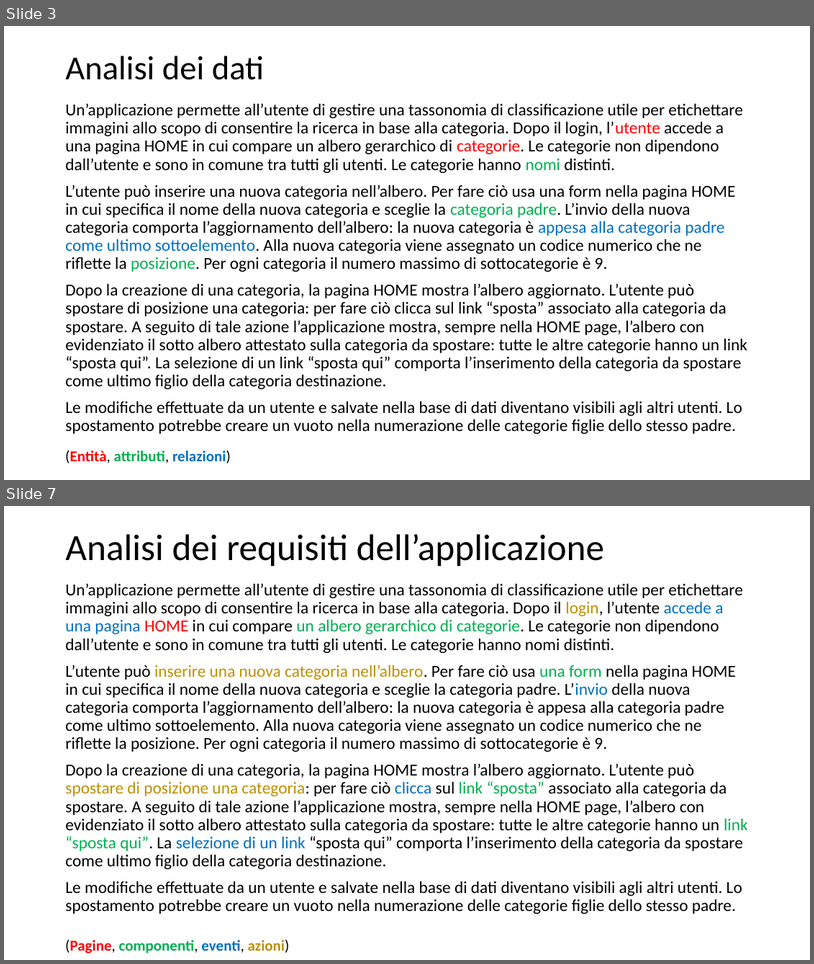
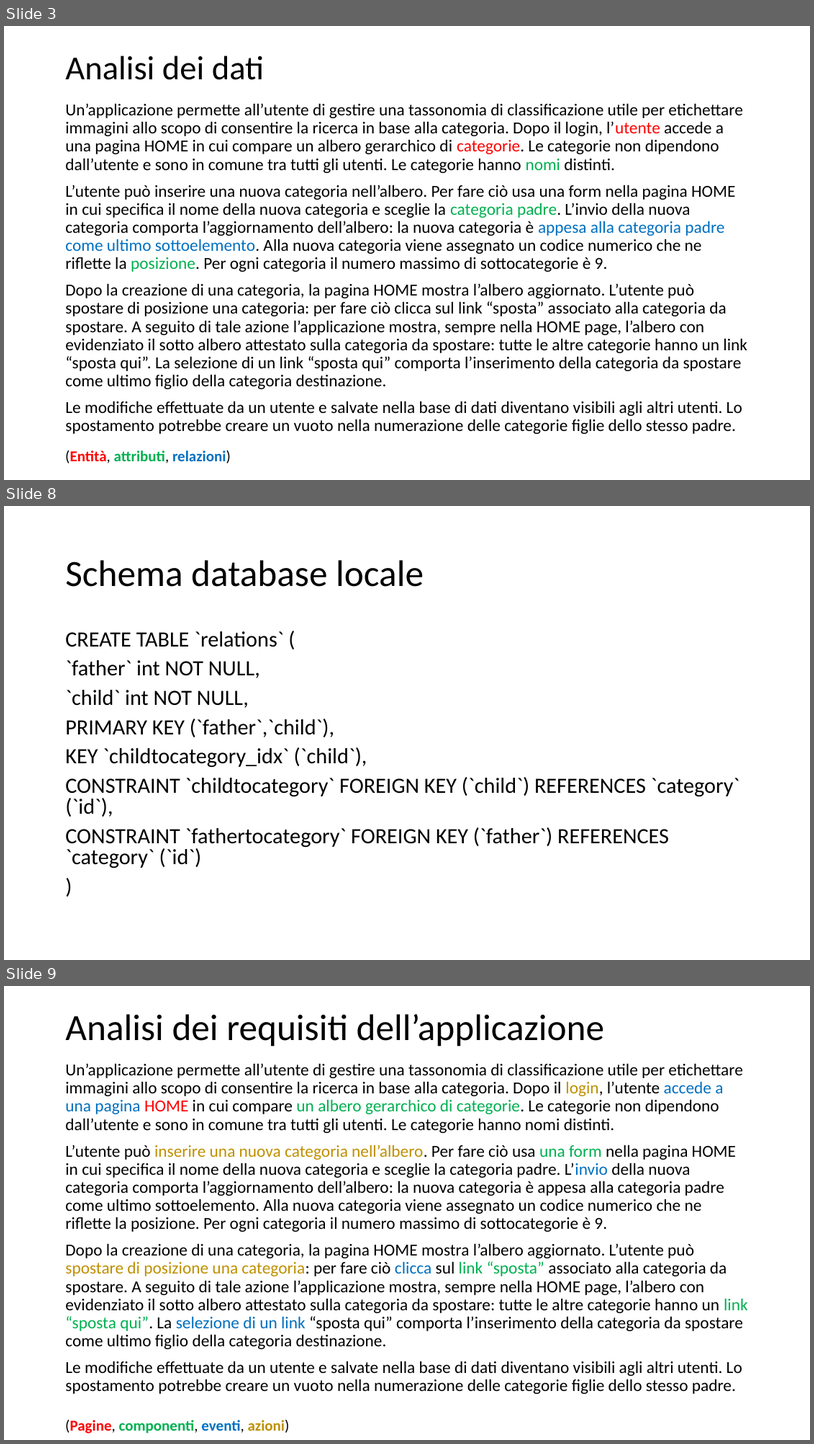
Before and after one commit to Trixyz28/TIW-ImgCatalog, a slide deck: Documents/TIWProject.pptx. Shown one above the other, each under a label of ours: slides 3 and 7 before the commit, slides 3, 8 and 9 after it; the slides between them are not shown. The pictures are 814x964 and 814x1444 pixels, drawn with LibreOffice and Linux fonts; fonts in the diff are those of the drawing. Boxes give left, top, right and bottom in pixels: in the first picture for what was removed or moved away, otherwise in the second. Text is boxed around its words. In the diff, an @@ line names an element or a change of style, - is before the commit and + after.

Commit message:
Category list (Home Page)

```diff
--- a/Documents/TIWProject.pptx
+++ b/Documents/TIWProject.pptx
@@ slide 8 added at (x1=4, y1=506, x2=810, y2=960), background #FFFFFF @@
@@ title added at (x1=65, y1=560, x2=424, y2=587), 44 pt, text #000000 @@
+Schema database locale
@@ text added at (x1=65, y1=631, x2=741, y2=868), 25.9 pt, text #000000 @@
+CREATE TABLE `relations` (
+`father` int NOT NULL,
+`child` int NOT NULL,
+PRIMARY KEY (`father`,`child`),
+KEY `childtocategory_idx` (`child`),
+CONSTRAINT `childtocategory` FOREIGN KEY (`child`) REFERENCES `category` (`id`),
+CONSTRAINT `fathertocategory` FOREIGN KEY (`father`) REFERENCES `category` (`id`)
+)
@@ what was slide 7 is now slide 9 @@
```
Also in this commit, not shown: 3 slides changed, 8 other slides added, 2 slides removed, 11 other files.
